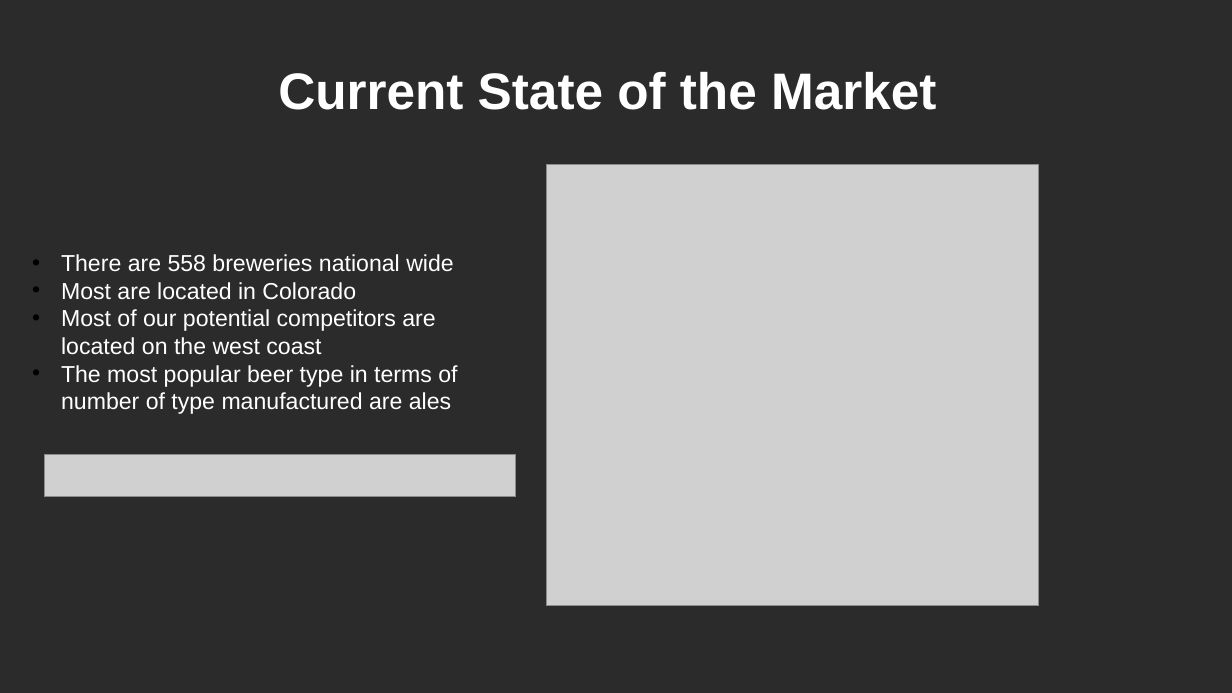
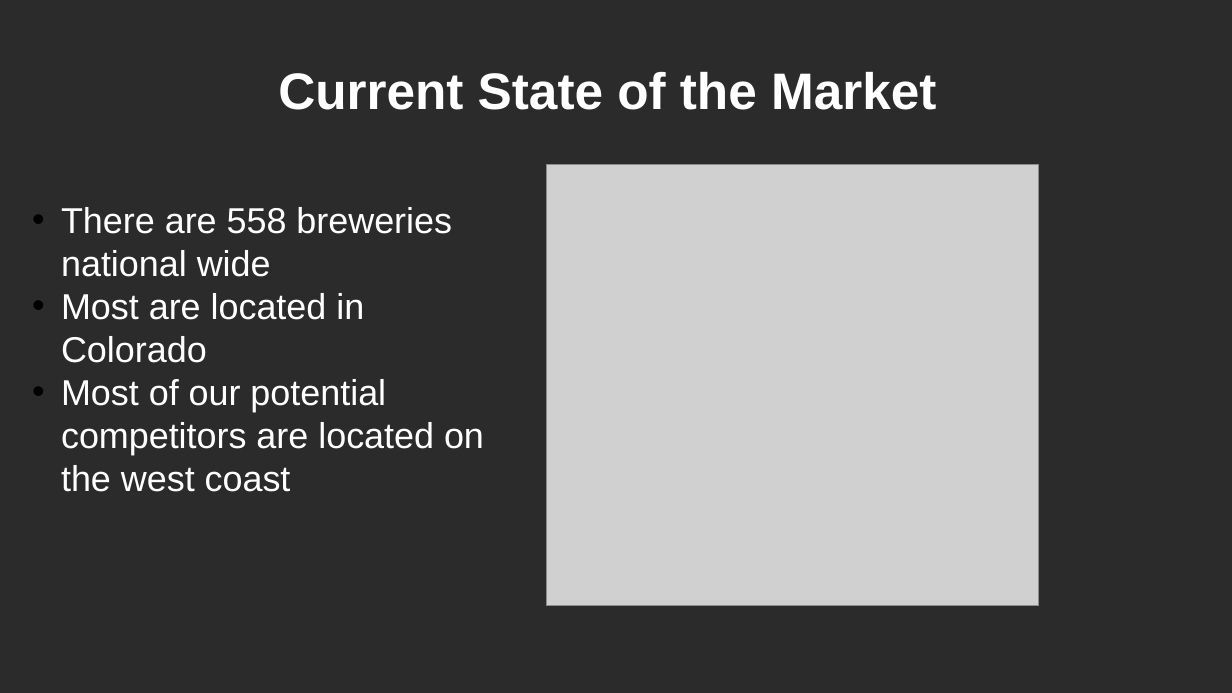
Before and after one commit to martin8886/Case-Study-1-EDA-of-breweries-in-R, a slide deck: slide 3 of presentation/Team_TAM_CaseStudy01.pptx. Drawn at 1232x693 pixels with LibreOffice and Linux fonts; fonts in the diff are those of the drawing; grey boxes stand for pictures; background and template pictures are left out; a plain dark background stands for a picture behind light text. Boxes give left, top, right and bottom in pixels: in the first picture for what was removed or moved away, otherwise in the second. Text is boxed around its words. In the diff, an @@ line names an element or a change of style, - is before the commit and + after.

Commit message:
Add files via upload
Added additional visual and moved some stuff around - Martin

```diff
--- a/presentation/Team_TAM_CaseStudy01.pptx
+++ b/presentation/Team_TAM_CaseStudy01.pptx
@@ text "There are 558 breweries national ...": place and size @@
-text "There are 558 breweries national ..." at [61,254,457,414]
+text "There are 558 breweries national ..." at [61,207,484,492]
@@ text "There are 558 breweries national ..." at [61,207,484,492]: size 18 to 28 pt @@
@@ text at [61,365,457,414]: paragraph removed @@
-• The most popular beer type in terms of number of type manufactured are ales
@@ picture removed at [44,455,516,497] @@
```
Also in this commit, not shown: 2 slides added.
